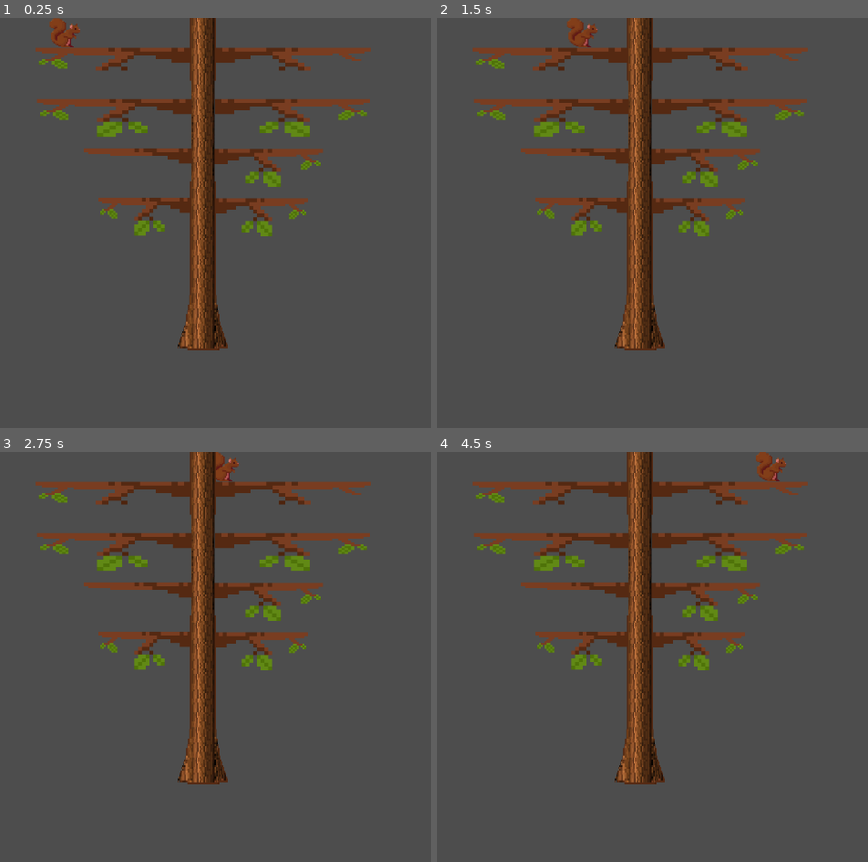
Above: before the commit, frames 1-4 (two rows, left to right).
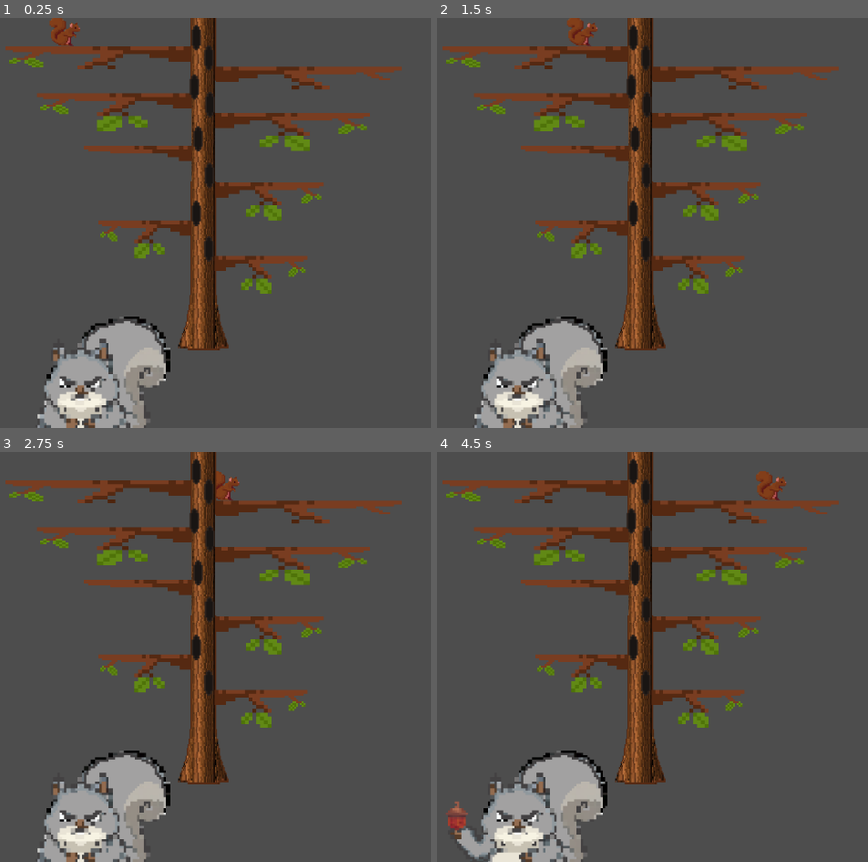
Above: after the commit, the same moments.

Repository: Ike-l/Something-Nutty
Game: Godot game, scene res://scenes/environment.tscn
Two runs of this game, one before a commit and one after it. Both use one fixed random seed, a clock stepped at 60 frames per second and the inputs below.
Inputs:
- Up to frame 1 (0.25 s): no input
- Up to frame 2 (1.5 s): tap Enter (ui_accept) at 0.5, 0.77 s; hold D (move_right) from 0.53 s (still down); tap F (launch_acorn) at 0.6, 1.35 s
- Up to frame 3 (2.75 s): tap Enter (ui_accept) at 1.52 s; release D (move_right) at 2.03 s; hold L (move_left) from 2.03 s (still down); tap F (launch_acorn) at 2.1 s
- Up to frame 4 (4.5 s): tap Enter (ui_accept) at 2.75, 3.02, 3.77 s; release L (move_left) at 2.78 s; hold D (move_right) 2.78-4.28 s; tap F (launch_acorn) at 2.85, 3.6, 4.35 s; hold L (move_left) from 4.28 s (still down)

The runs differ from the first frame. In frame 1, 19% of the frame differs, in the area x 1-94%, y 0-100%; in frame 2, 19%; in frame 3, 19%; in frame 4, 20%.

Commit message:
finished gui

Diff:
--- a/scenes/Branches.tscn
+++ b/scenes/Branches.tscn
@@ -6,10 +6,10 @@
 [ext_resource type="Texture2D" uid="uid://dngijidrp24kv" path="res://assets/BranchNoTwigs.png" id="3_dgup6"]
 
 [sub_resource type="RectangleShape2D" id="RectangleShape2D_fqdss"]
-size = Vector2(214, 24)
+size = Vector2(263.25, 24)
 
 [sub_resource type="RectangleShape2D" id="RectangleShape2D_wr6xk"]
-size = Vector2(214, 24)
+size = Vector2(263.25, 24)
 
 [sub_resource type="RectangleShape2D" id="RectangleShape2D_dgup6"]
 size = Vector2(214, 24)
@@ -38,7 +38,7 @@
 
 [node name="Sprite2D" type="Sprite2D" parent="RigidBody2D0/CollisionShape2D"]
 position = Vector2(-18, 6)
-scale = Vector2(-0.5, 0.3)
+scale = Vector2(-0.6, 0.3)
 texture = ExtResource("1_pikbw")
 
 [node name="RigidBody2D1" type="StaticBody2D" parent="."]
@@ -48,7 +48,7 @@
 
 [node name="Sprite2D" type="Sprite2D" parent="RigidBody2D1/CollisionShape2D"]
 position = Vector2(18, 6)
-scale = Vector2(0.5, 0.3)
+scale = Vector2(0.6, 0.3)
 texture = ExtResource("2_fqdss")
 
 [node name="RigidBody2D2" type="StaticBody2D" parent="."]
--- /dev/null
+++ b/scenes/StartMenu.tscn
@@ -0,0 +1,21 @@
+[gd_scene load_steps=2 format=3 uid="uid://bepy1w7evij2f"]
+
+[ext_resource type="Script" uid="uid://lia1clw2up0h" path="res://scenes/start.gd" id="1_fb70i"]
+
+[node name="StartMenu" type="Control"]
+layout_mode = 3
+anchors_preset = 15
+anchor_right = 1.0
+anchor_bottom = 1.0
+grow_horizontal = 2
+grow_vertical = 2
+
+[node name="Button" type="Button" parent="."]
+layout_mode = 0
+offset_left = 587.0
+offset_top = 335.0
+offset_right = 651.0
+offset_bottom = 399.0
+script = ExtResource("1_fb70i")
+
+[connection signal="pressed" from="Button" to="Button" method="_on_pressed"]
--- a/scenes/environment.tscn
+++ b/scenes/environment.tscn
@@ -265,55 +265,86 @@
 debug_color = Color(0, 0, 0, 1)
 
 [node name="RigidBody2D0" parent="Tree/Branches" index="0"]
-position = Vector2(-39, -287)
+position = Vector2(-63, -289)
 
 [node name="CollisionShape2D" parent="Tree/Branches/RigidBody2D0" index="0"]
 position = Vector2(-88, 24)
 
+[node name="AnimatedSprite2D" parent="Tree/Branches/RigidBody2D0" index="1"]
+position = Vector2(52, -2)
+scale = Vector2(0.25, 0.25)
+
 [node name="RigidBody2D1" parent="Tree/Branches" index="1"]
-position = Vector2(44, -287)
+position = Vector2(69, -257)
 
 [node name="CollisionShape2D" parent="Tree/Branches/RigidBody2D1" index="0"]
 position = Vector2(83, 24)
 
+[node name="AnimatedSprite2D" parent="Tree/Branches/RigidBody2D1" index="1"]
+position = Vector2(-60, -2)
+scale = Vector2(0.25, 0.25)
+
 [node name="RigidBody2D2" parent="Tree/Branches" index="2"]
-position = Vector2(-35, -205)
+position = Vector2(-35, -214)
 
 [node name="CollisionShape2D" parent="Tree/Branches/RigidBody2D2" index="0"]
 position = Vector2(-92, 23)
 
+[node name="AnimatedSprite2D" parent="Tree/Branches/RigidBody2D2" index="1"]
+position = Vector2(21, 1)
+scale = Vector2(0.25, 0.25)
+
 [node name="RigidBody2D3" parent="Tree/Branches" index="3"]
-position = Vector2(38, -203)
+position = Vector2(38, -181)
 
 [node name="CollisionShape2D" parent="Tree/Branches/RigidBody2D3" index="0"]
 position = Vector2(88, 21)
 
+[node name="AnimatedSprite2D" parent="Tree/Branches/RigidBody2D3" index="1"]
+position = Vector2(-26.999998, -3.9999998)
+scale = Vector2(0.25, 0.25)
+
 [node name="RigidBody2D4" parent="Tree/Branches" index="4"]
-position = Vector2(-33, -128)
+position = Vector2(-33, -132)
 
 [node name="CollisionShape2D" parent="Tree/Branches/RigidBody2D4" index="0"]
 position = Vector2(-65, 24)
 
+[node name="AnimatedSprite2D" parent="Tree/Branches/RigidBody2D4" index="1"]
+position = Vector2(25, 1)
+scale = Vector2(0.25, 0.25)
+
 [node name="RigidBody2D5" parent="Tree/Branches" index="5"]
-position = Vector2(36, -124)
+position = Vector2(37, -71)
 
 [node name="CollisionShape2D" parent="Tree/Branches/RigidBody2D5" index="0"]
 position = Vector2(62, 21)
 
+[node name="AnimatedSprite2D" parent="Tree/Branches/RigidBody2D5" index="1"]
+position = Vector2(-27, -2)
+scale = Vector2(0.25, 0.25)
+
 [node name="RigidBody2D6" parent="Tree/Branches" index="6"]
-position = Vector2(-35, -49)
+position = Vector2(-35, -13)
 
 [node name="CollisionShape2D" parent="Tree/Branches/RigidBody2D6" index="0"]
 position = Vector2(-55, 23)
 
+[node name="AnimatedSprite2D" parent="Tree/Branches/RigidBody2D6" index="1"]
+position = Vector2(24, 0)
+scale = Vector2(0.25, 0.25)
+
 [node name="RigidBody2D7" parent="Tree/Branches" index="7"]
-position = Vector2(35, -46)
+position = Vector2(34, 45)
 
 [node name="CollisionShape2D" parent="Tree/Branches/RigidBody2D7" index="0"]
 position = Vector2(55, 21)
 
+[node name="AnimatedSprite2D" parent="Tree/Branches/RigidBody2D7" index="1"]
+position = Vector2(-25, -2)
+scale = Vector2(0.25, 0.25)
+
 [node name="Dave" type="Node2D" parent="."]
-visible = false
 position = Vector2(437, 599)
 
 [node name="Dave" type="AnimatedSprite2D" parent="Dave"]
--- /dev/null
+++ b/scenes/start.gd
@@ -0,0 +1,4 @@
+extends Button
+
+func _on_pressed() -> void:
+	get_tree().change_scene_to_file("res://scenes/environment.tscn")
--- a/scenes/tree.tscn
+++ b/scenes/tree.tscn
@@ -1,7 +1,8 @@
-[gd_scene load_steps=5 format=3 uid="uid://binuyqm458jt6"]
+[gd_scene load_steps=7 format=3 uid="uid://binuyqm458jt6"]
 
 [ext_resource type="PackedScene" uid="uid://eof2l0m70uh6" path="res://scenes/Branches.tscn" id="1_2cic4"]
 [ext_resource type="Texture2D" uid="uid://tyovodgbibc6" path="res://assets/trunk.png" id="1_omb14"]
+[ext_resource type="Texture2D" uid="uid://bvrlbugtytawi" path="res://assets/hole1.png" id="3_874r4"]
 
 [sub_resource type="GDScript" id="GDScript_omb14"]
 script/source = "extends Node2D
@@ -21,6 +22,17 @@
 [sub_resource type="RectangleShape2D" id="RectangleShape2D_t3xqg"]
 size = Vector2(36, 454.5)
 
+[sub_resource type="SpriteFrames" id="SpriteFrames_qvbew"]
+animations = [{
+"frames": [{
+"duration": 1.0,
+"texture": ExtResource("3_874r4")
+}],
+"loop": true,
+"name": &"default",
+"speed": 5.0
+}]
+
 [node name="Tree" type="Node2D"]
 script = SubResource("GDScript_omb14")
 
@@ -36,4 +48,36 @@
 
 [node name="Branches" parent="." instance=ExtResource("1_2cic4")]
 
+[node name="AnimatedSprite2D" type="AnimatedSprite2D" parent="Branches/RigidBody2D0" index="1"]
+scale = Vector2(0.35, 0.35)
+sprite_frames = SubResource("SpriteFrames_qvbew")
+
+[node name="AnimatedSprite2D" type="AnimatedSprite2D" parent="Branches/RigidBody2D1" index="1"]
+scale = Vector2(0.35, 0.35)
+sprite_frames = SubResource("SpriteFrames_qvbew")
+
+[node name="AnimatedSprite2D" type="AnimatedSprite2D" parent="Branches/RigidBody2D2" index="1"]
+scale = Vector2(0.35, 0.35)
+sprite_frames = SubResource("SpriteFrames_qvbew")
+
+[node name="AnimatedSprite2D" type="AnimatedSprite2D" parent="Branches/RigidBody2D3" index="1"]
+scale = Vector2(0.35, 0.35)
+sprite_frames = SubResource("SpriteFrames_qvbew")
+
+[node name="AnimatedSprite2D" type="AnimatedSprite2D" parent="Branches/RigidBody2D4" index="1"]
+scale = Vector2(0.35, 0.35)
+sprite_frames = SubResource("SpriteFrames_qvbew")
+
+[node name="AnimatedSprite2D" type="AnimatedSprite2D" parent="Branches/RigidBody2D5" index="1"]
+scale = Vector2(0.35, 0.35)
+sprite_frames = SubResource("SpriteFrames_qvbew")
+
+[node name="AnimatedSprite2D" type="AnimatedSprite2D" parent="Branches/RigidBody2D6" index="1"]
+scale = Vector2(0.35, 0.35)
+sprite_frames = SubResource("SpriteFrames_qvbew")
+
+[node name="AnimatedSprite2D" type="AnimatedSprite2D" parent="Branches/RigidBody2D7" index="1"]
+scale = Vector2(0.35, 0.35)
+sprite_frames = SubResource("SpriteFrames_qvbew")
+
 [editable path="Branches"]
Not shown: 1 places in scenes/environment.tscn that only renumber resources
Not shown, added: scenes/start.gd.uid
